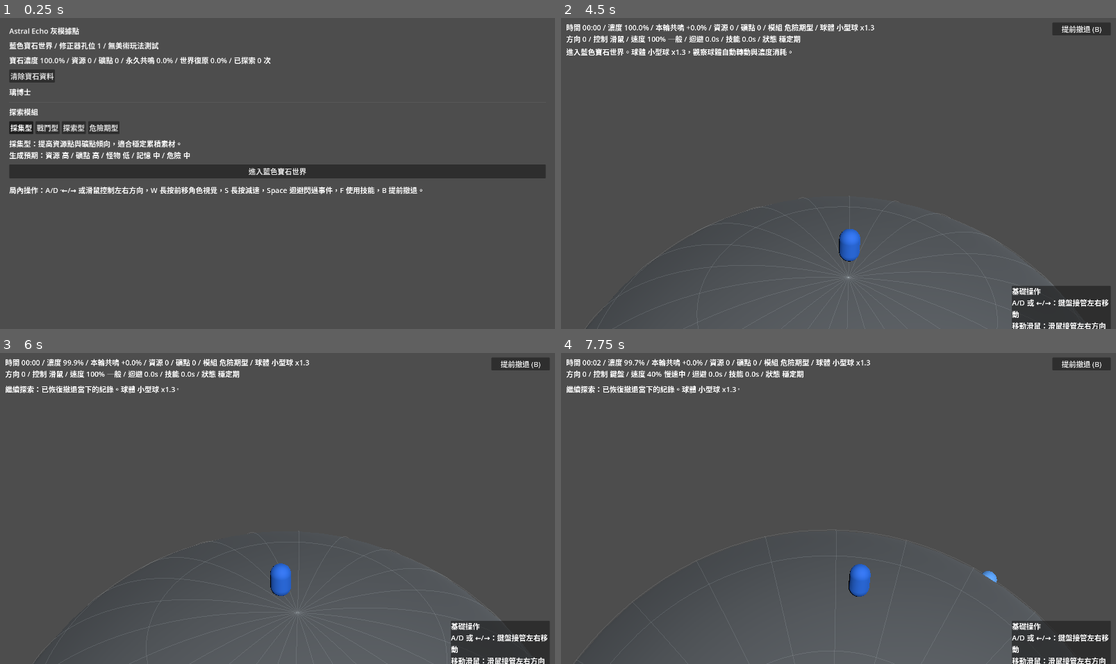
Above: before the commit, frames 1-4 (two rows, left to right).
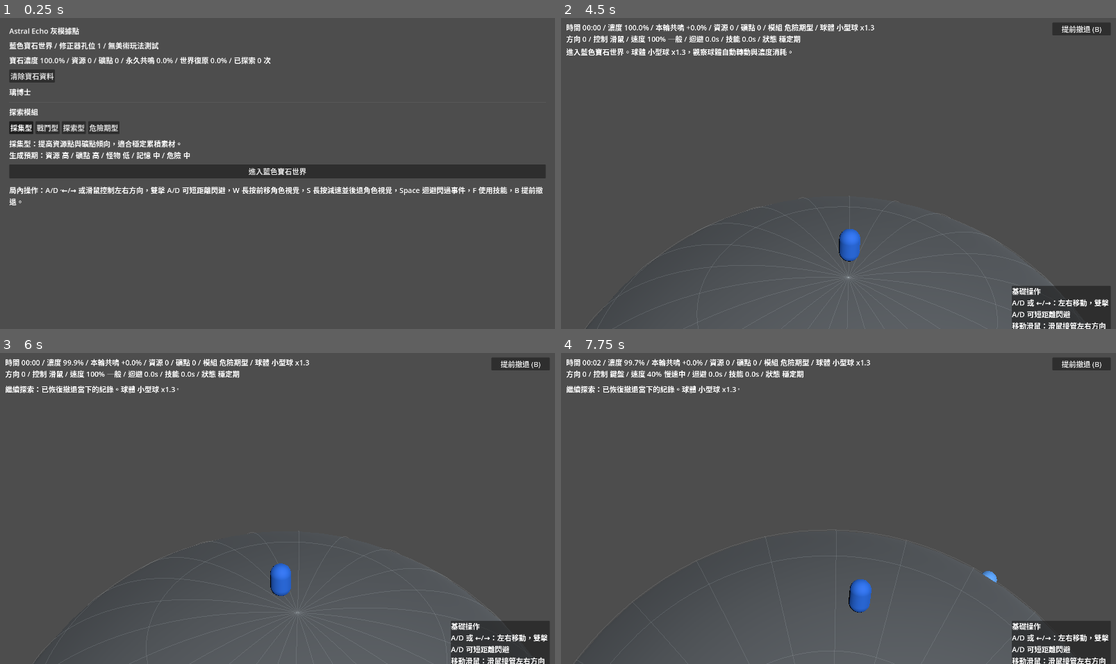
Above: after the commit, the same moments.

Repository: ttww14700-tech/GodotProject-AstralEcho
Game: Godot game, scene res://scenes/Main.tscn
The game is run twice, just before and just after one commit, with the same random seed, the same clock (stepped at 60 frames per second) and the same inputs.
Inputs (mouse positions are in pixels of both pictures, inside the frame that each line leads up to):
- Up to frame 1 (0.25 s): no input
- Up to frame 2 (4.5 s): click "清除寶石資料" at 0.5 s; click "採集型" at 1.25 s; click "戰鬥型" at 2 s; click "探索型" at 2.75 s; click "危險期型" at 3.5 s; click "進入藍色寶石世界" at 4.25 s
- Up to frame 3 (6 s): click "提前撤退 (B)" at 5 s; click "繼續探索" at 5.75 s
- Up to frame 4 (7.75 s): move the mouse to (960, 492) at 6.52 s; hold D (move_right) 6.53-7.28 s; hold W (camera_push_forward) 6.53-7.28 s; move the mouse to (727, 524) at 7.27 s; hold S (slow_down) from 7.28 s (still down); tap W (camera_push_forward) at 7.35 s

The runs differ from the first frame. In frame 1, 1.1% of the frame differs, in the area x 1-98%, y 54-61%; in frame 2, 0.3%; in frame 3, 0.3%; in frame 4, 0.8%.

Commit message:
Add short dash tuning controls

Diff:
--- a/scenes/RunWorld.tscn
+++ b/scenes/RunWorld.tscn
@@ -13,6 +13,11 @@
 planet_top_screen_y = 0.5
 player_screen_y = 0.73
 player_visual_forward_angle_max = 0.1
+player_visual_backward_angle_max = 0.06
 player_visual_forward_shift_speed = 0.5
+lane_dash_double_tap_window = 0.28
+lane_dash_distance_ratio = 0.5
+lane_dash_duration = 0.18
+lane_dash_cooldown_duration = 0.45
 planet_visible_height_ratio = 0.5
 camera_fov = 25.0
--- a/scripts/Hub.gd
+++ b/scripts/Hub.gd
@@ -86,7 +86,7 @@
 	root.add_child(start_button)
 
 	var controls := Label.new()
-	controls.text = "局內操作：A/D、←/→ 或滑鼠控制左右方向，W 長按前移角色視覺，S 長按減速，Space 迴避閃過事件，F 使用技能，B 提前撤退。"
+	controls.text = "局內操作：A/D、←/→ 或滑鼠控制左右方向，雙擊 A/D 可短距離閃避，W 長按前移角色視覺，S 長按減速並後退角色視覺，Space 迴避閃過事件，F 使用技能，B 提前撤退。"
 	controls.autowrap_mode = TextServer.AUTOWRAP_WORD_SMART
 	root.add_child(controls)
 	_apply_font_size(root)
--- a/scripts/RunWorld.gd
+++ b/scripts/RunWorld.gd
@@ -35,7 +35,12 @@
 @export var planet_top_screen_y := 0.56
 @export var player_screen_y := 0.62
 @export var player_visual_forward_angle_max := 0.18
+@export var player_visual_backward_angle_max := 0.06
 @export var player_visual_forward_shift_speed := 3.33
+@export var lane_dash_double_tap_window := 0.28
+@export var lane_dash_distance_ratio := 0.5
+@export var lane_dash_duration := 0.18
+@export var lane_dash_cooldown_duration := 0.45
 @export var planet_visible_height_ratio := 0.58
 @export var camera_fov := 48.0
 
@@ -62,6 +67,15 @@
 var current_world_radius := WORLD_RADIUS
 var camera_reference_radius := WORLD_RADIUS
 var current_player_visual_forward_angle := 0.0
+var last_left_tap_time := -999.0
+var last_right_tap_time := -999.0
+var lane_dash_elapsed := 0.0
+var lane_dash_cooldown := 0.0
+var lane_dash_start := 0.0
+var lane_dash_target := 0.0
+var lane_dash_distance_multiplier := 1.0
+var lane_dash_duration_multiplier := 1.0
+var lane_dash_cooldown_multiplier := 1.0
 var next_giant_resonance_threshold := 10.0
 var active_events: Array[Dictionary] = []
 var pending_resume_data := {}
@@ -299,7 +313,7 @@
 	layer.add_child(controls_panel)
 
 	var controls := Label.new()
-	controls.text = "基礎操作\nA/D 或 ←/→：鍵盤接管左右移動\n移動滑鼠：滑鼠接管左右方向\nW：長按前移角色視覺\nS：長按減速\nSpace：迴避閃過事件\nF：使用技能\nB：提前撤退"
+	controls.text = "基礎操作\nA/D 或 ←/→：左右移動，雙擊 A/D 可短距離閃避\n移動滑鼠：滑鼠接管左右方向\nW：長按前移角色視覺\nS：長按減速並後退角色視覺\nSpace：迴避閃過事件\nF：使用技能\nB：提前撤退"
 	controls.autowrap_mode = TextServer.AUTOWRAP_WORD_SMART
 	controls_panel.add_child(controls)
 
@@ -312,6 +326,11 @@
 
 
 func _handle_input(delta: float) -> void:
+	_handle_lane_dash_taps()
+	if lane_dash_elapsed > 0.0:
+		_update_lane_dash(delta)
+		return
+
 	var lateral_axis := Input.get_axis("move_left", "move_right")
 	if not is_zero_approx(lateral_axis):
 		control_scheme = "keyboard"
@@ -339,15 +358,80 @@
 		_finish_run("提前撤退")
 
 
+func _handle_lane_dash_taps() -> void:
+	if Input.is_action_just_pressed("move_left"):
+		control_scheme = "keyboard"
+		var previous_tap := last_left_tap_time
+		last_left_tap_time = elapsed
+		if elapsed - previous_tap <= lane_dash_double_tap_window:
+			_try_start_lane_dash(-1)
+	if Input.is_action_just_pressed("move_right"):
+		control_scheme = "keyboard"
+		var previous_tap := last_right_tap_time
+		last_right_tap_time = elapsed
+		if elapsed - previous_tap <= lane_dash_double_tap_window:
+			_try_start_lane_dash(1)
+
+
+func _try_start_lane_dash(direction: int) -> void:
+	if lane_dash_cooldown > 0.0:
+		return
+	var move_limit := _player_move_limit()
+	var dash_distance := _get_lane_dash_distance()
+	var target := clampf(lane_target + float(direction) * dash_distance, -move_limit, move_limit)
+	if is_equal_approx(target, lane_target):
+		return
+
+	lane_dash_elapsed = _get_lane_dash_duration()
+	lane_dash_cooldown = _get_lane_dash_cooldown_duration()
+	lane_dash_start = lane_target
+	lane_dash_target = target
+	player_lane = clampi(roundi(lane_dash_target / _lane_step()), -1, 1)
+	_log("短距離閃避：方向 %d，距離 %.0f%% lane。" % [direction, lane_dash_distance_ratio * lane_dash_distance_multiplier * 100.0])
+
+
+func _update_lane_dash(delta: float) -> void:
+	var duration := maxf(_get_lane_dash_duration(), 0.001)
+	lane_dash_elapsed = maxf(lane_dash_elapsed - delta, 0.0)
+	var progress := 1.0 - lane_dash_elapsed / duration
+	lane_target = lerpf(lane_dash_start, lane_dash_target, progress)
+	if lane_dash_elapsed <= 0.0:
+		lane_target = lane_dash_target
+	player_lane = clampi(roundi(lane_target / _lane_step()), -1, 1)
+
+
+func _get_lane_dash_distance() -> float:
+	return _lane_step() * lane_dash_distance_ratio * lane_dash_distance_multiplier
+
+
+func _get_lane_dash_duration() -> float:
+	return lane_dash_duration * lane_dash_duration_multiplier
+
+
+func _get_lane_dash_cooldown_duration() -> float:
+	return lane_dash_cooldown_duration * lane_dash_cooldown_multiplier
+
+
+func set_lane_dash_modifiers(distance_multiplier := 1.0, duration_multiplier := 1.0, cooldown_multiplier := 1.0) -> void:
+	lane_dash_distance_multiplier = maxf(distance_multiplier, 0.0)
+	lane_dash_duration_multiplier = maxf(duration_multiplier, 0.01)
+	lane_dash_cooldown_multiplier = maxf(cooldown_multiplier, 0.0)
+
+
 func _update_timers(delta: float) -> void:
 	dodge_timer = maxf(dodge_timer - delta, 0.0)
 	dodge_cooldown = maxf(dodge_cooldown - delta, 0.0)
 	skill_timer = maxf(skill_timer - delta, 0.0)
 	skill_cooldown = maxf(skill_cooldown - delta, 0.0)
+	lane_dash_cooldown = maxf(lane_dash_cooldown - delta, 0.0)
 
 
 func _update_player_visual_forward(delta: float) -> void:
-	var target := player_visual_forward_angle_max if Input.is_action_pressed("camera_push_forward") else 0.0
+	var target := 0.0
+	if Input.is_action_pressed("slow_down"):
+		target = -player_visual_backward_angle_max
+	elif Input.is_action_pressed("camera_push_forward"):
+		target = player_visual_forward_angle_max
 	current_player_visual_forward_angle = move_toward(current_player_visual_forward_angle, target, player_visual_forward_shift_speed * delta)
 
 
